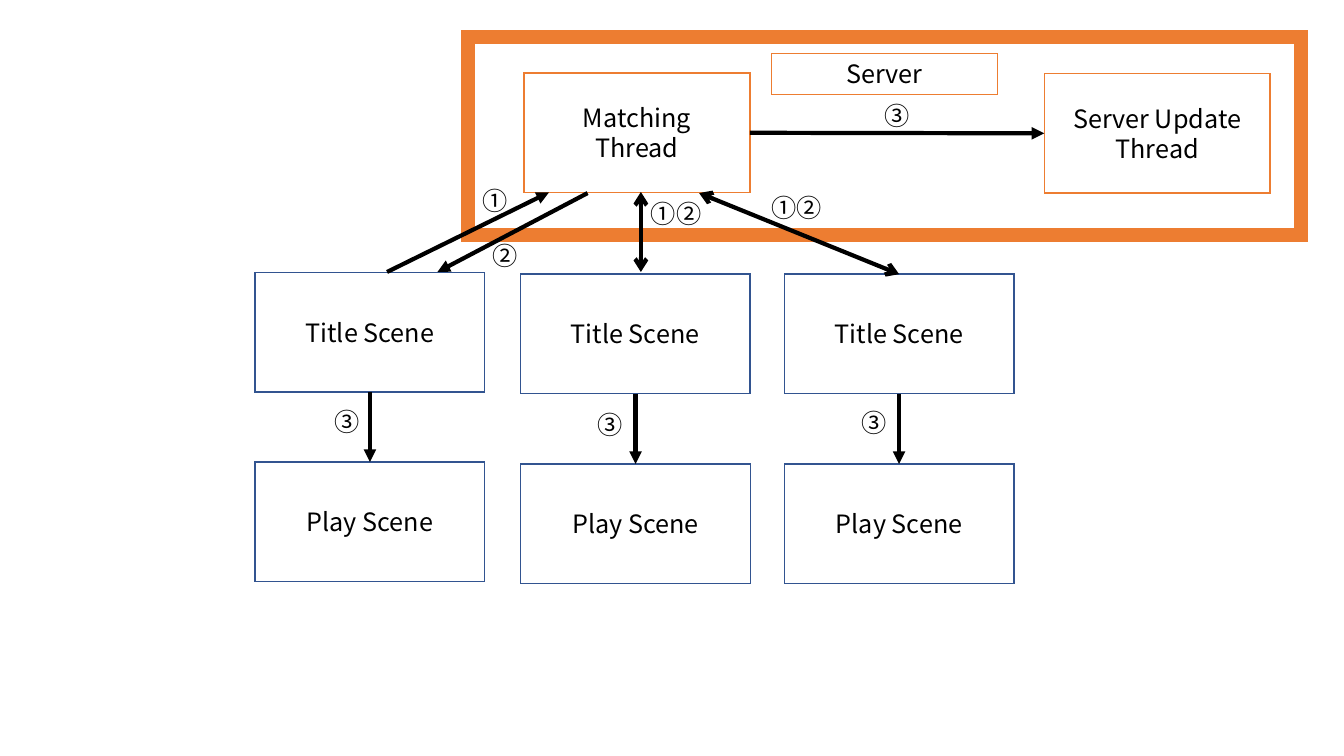
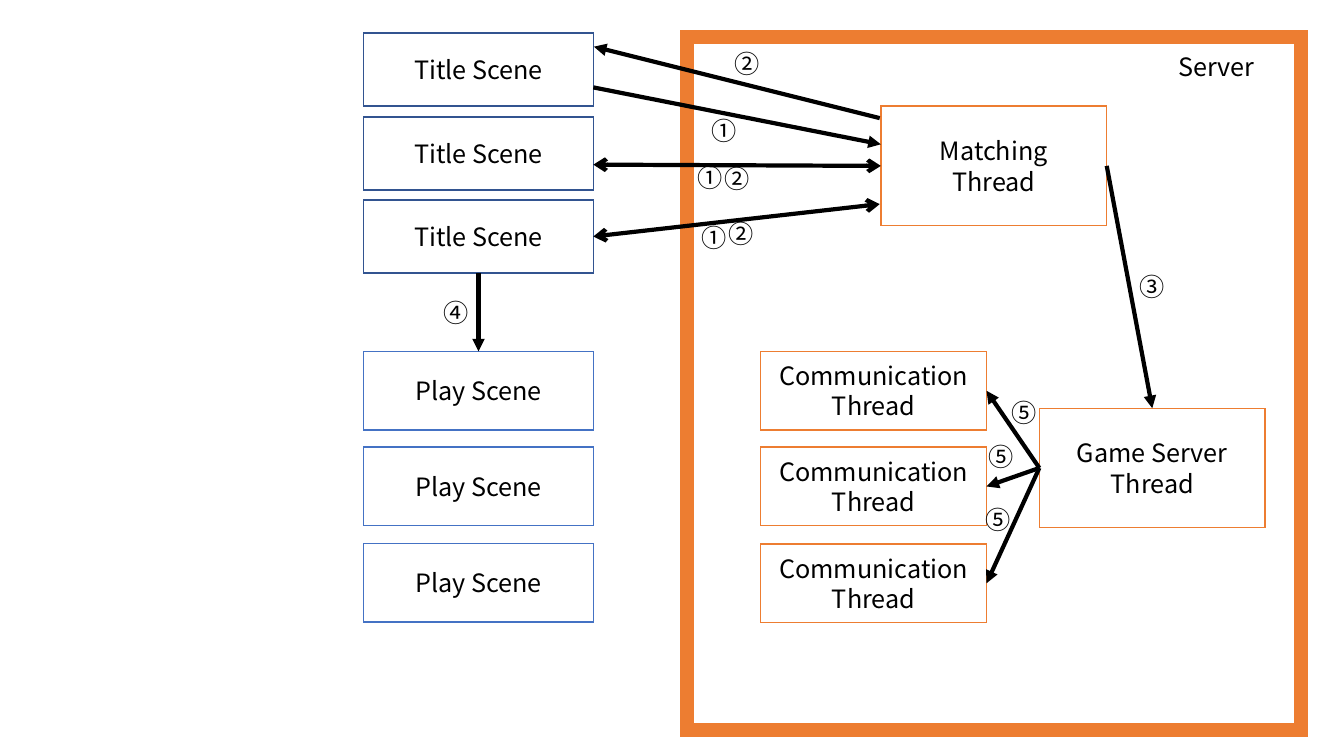
Before and after one commit to minlinea/Network_Gameprogramming, a slide deck: slide 1 of Document/넷겜플 하이레벨순서도.pptx. Drawn at 1344x756 pixels with LibreOffice and Linux fonts; fonts in the diff are those of the drawing. Boxes give left, top, right and bottom in pixels: in the first picture for what was removed or moved away, otherwise in the second. Text is boxed around its words. In the diff, an @@ line names an element or a change of style, - is before the commit and + after.

```diff
--- a/Document/넷겜플 하이레벨순서도.pptx
+++ b/Document/넷겜플 하이레벨순서도.pptx
@@ rectangle "Title Scene": place and size @@
-rectangle "Title Scene" at bbox=[784, 274, 1014, 394]
+rectangle "Title Scene" at bbox=[364, 33, 594, 106]
@@ text "②": place and size @@
-text "②" at bbox=[493, 239, 518, 267]
+text "②" at bbox=[734, 51, 759, 80]
@@ rectangle "Server": place and size @@
-rectangle "Server" at bbox=[771, 53, 997, 95]
+rectangle "Server" at bbox=[1168, 46, 1265, 87]
@@ rectangle "Server" at bbox=[1168, 46, 1265, 87]: outline #ED7D31 0.75 pt to #FFFFFF 0.75 pt @@
@@ arrow moved from (750, 133) - (1045, 133) to (594, 88) - (881, 144) @@
@@ rectangle "Title Scene": place and size @@
-rectangle "Title Scene" at bbox=[255, 272, 485, 392]
+rectangle "Title Scene" at bbox=[364, 117, 594, 190]
@@ text "①": place and size @@
-text "①" at bbox=[483, 188, 508, 216]
+text "①" at bbox=[711, 115, 736, 142]
@@ rectangle "Matching": place and size @@
-rectangle "Matching" at bbox=[524, 73, 750, 193]
+rectangle "Matching" at bbox=[881, 106, 1107, 226]
@@ text removed at bbox=[884, 103, 909, 132] @@
-③
@@ text "①": place and size @@
-text "①" at bbox=[468, 37, 1301, 235]
+text "①" at bbox=[688, 158, 733, 199]
@@ text "①" at bbox=[688, 158, 733, 199]: text colour #FFFFFF to #000000; alignment centre to left; vertical alignment middle to top; fill #FFFFFF to none; outline #ED7D31 10 pt to none @@
@@ rectangle "Title Scene": place and size @@
-rectangle "Title Scene" at bbox=[520, 274, 750, 394]
+rectangle "Title Scene" at bbox=[364, 200, 594, 272]
@@ arrow removed from (387, 272) to (549, 193) @@
@@ arrow removed from (588, 194) to (438, 272) @@
@@ double arrow moved from (700, 194) - (899, 274) to (594, 237) - (880, 204) @@
@@ text removed at bbox=[651, 201, 701, 229] @@
-①②
@@ text removed at bbox=[771, 195, 821, 223] @@
-①②
@@ text "③": place and size @@
-text "③" at bbox=[598, 412, 623, 436]
+text "③" at bbox=[1139, 274, 1164, 298]
@@ double arrow moved from (641, 192) - (641, 272) to (479, 273) - (479, 352) @@
@@ double arrow (479, 273) - (479, 352): double arrow to arrow @@
@@ outline #325491 1 pt to #4472C4 1 pt in 3 elements at bbox=[364, 447, 594, 525], bbox=[364, 543, 594, 622], bbox=[364, 352, 594, 431] @@
@@ rectangle "Play Scene": place and size @@
-rectangle "Play Scene" at bbox=[784, 464, 1014, 584]
+rectangle "Play Scene" at bbox=[364, 352, 594, 431]
@@ text removed at bbox=[335, 409, 360, 433] @@
-③
@@ arrow removed from (370, 392) to (370, 462) @@
@@ arrow removed from (635, 394) to (635, 464) @@
@@ text removed at bbox=[861, 410, 886, 434] @@
-③
@@ arrow moved from (899, 394) - (899, 464) to (1040, 468) - (987, 391) @@
@@ rectangle "Game Server": place and size @@
-rectangle "Game Server" at bbox=[1045, 74, 1270, 194]
+rectangle "Game Server" at bbox=[1040, 408, 1265, 528]
@@ rectangle "Play Scene": place and size @@
-rectangle "Play Scene" at bbox=[255, 462, 485, 582]
+rectangle "Play Scene" at bbox=[364, 447, 594, 525]
@@ text in rectangle at bbox=[1077, 443, 1227, 463]: text changed @@
-Server Update
+Game Server
@@ group added at bbox=[443, 37, 1301, 731]: 7 texts, 4 rectangles, 4 arrows, 1 double arrow @@
+Communication
+Thread
+Communication
+Thread
+Communication
+Thread
+②
+①
+②
+④
+⑤
+⑤
+⑤
@@ rectangle "Play Scene": place and size @@
-rectangle "Play Scene" at bbox=[521, 464, 751, 584]
+rectangle "Play Scene" at bbox=[364, 543, 594, 622]
```
Also in this commit, not shown: 1 other slide changed, 1 slide added, 1 other file.
